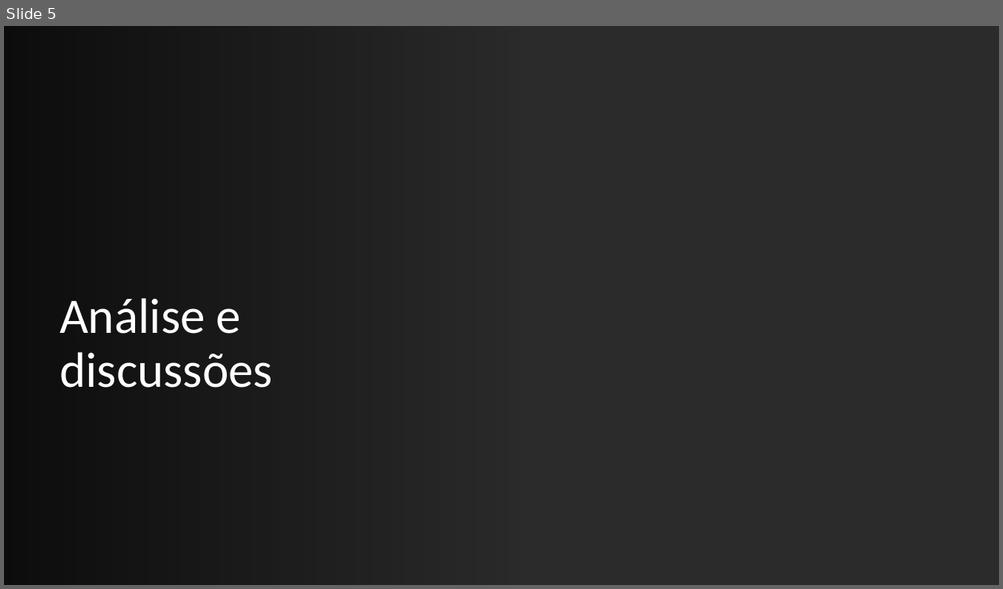
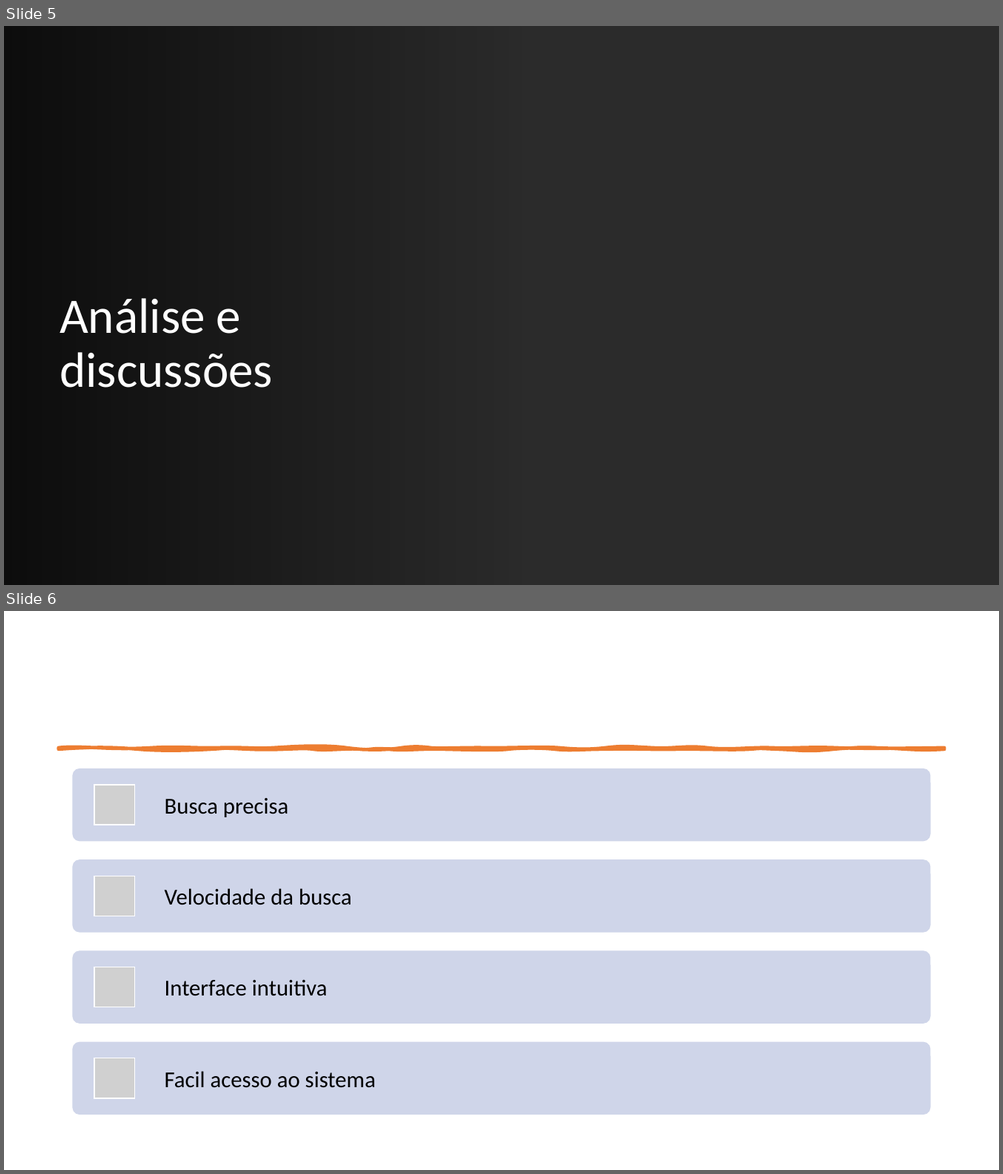
Before and after one commit to SamuelBatis/projeto-biblioteca-bs, a slide deck: Documentos/Apresentacao.pptx. Shown one above the other, each under a label of ours: slide 5 before the commit, slides 5 and 6 after it. The pictures are 1003x589 and 1003x1174 pixels, drawn with LibreOffice and Linux fonts; fonts in the diff are those of the drawing; grey boxes stand for pictures; background and template pictures are left out; a plain dark background stands for a picture behind light text. Boxes give left, top, right and bottom in pixels: in the first picture for what was removed or moved away, otherwise in the second. Text is boxed around its words. In the diff, an @@ line names an element or a change of style, - is before the commit and + after.

```diff
--- a/Documentos/Apresentacao.pptx
+++ b/Documentos/Apresentacao.pptx
@@ slide 6 added at (4,611,999,1170), background #FFFFFF @@
@@ freeform shape added at (59,748,944,749), fill #ED7D31, outline #ED7D31 3.25 pt @@
@@ group added at (73,769,930,1116): 4 rounded rectangles, 4 pictures, 4 texts @@
+Busca precisa
+Velocidade da busca
+Interface intuitiva
+Facil acesso ao sistema
```
Also in this commit, not shown: 1 slide removed.
